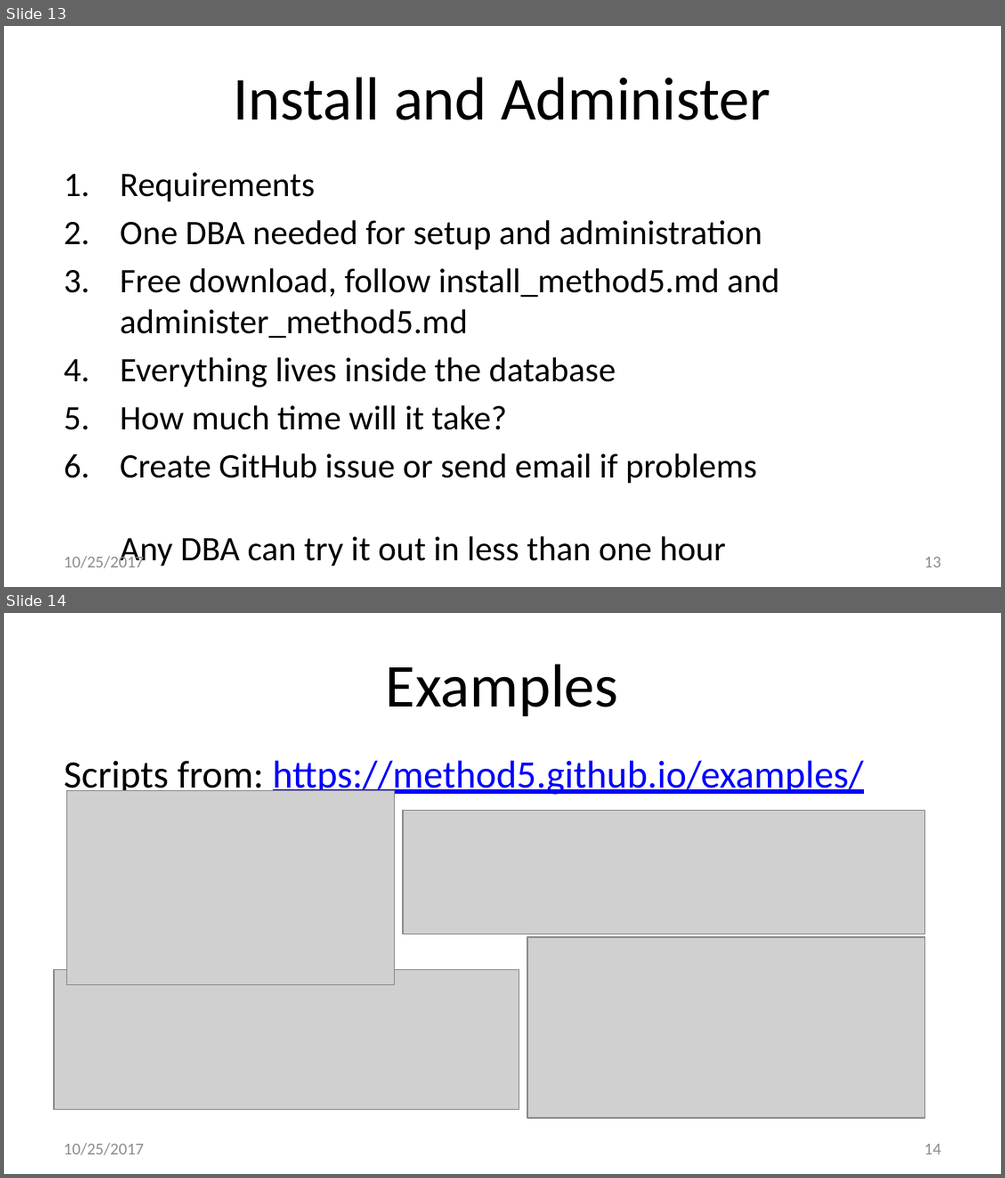
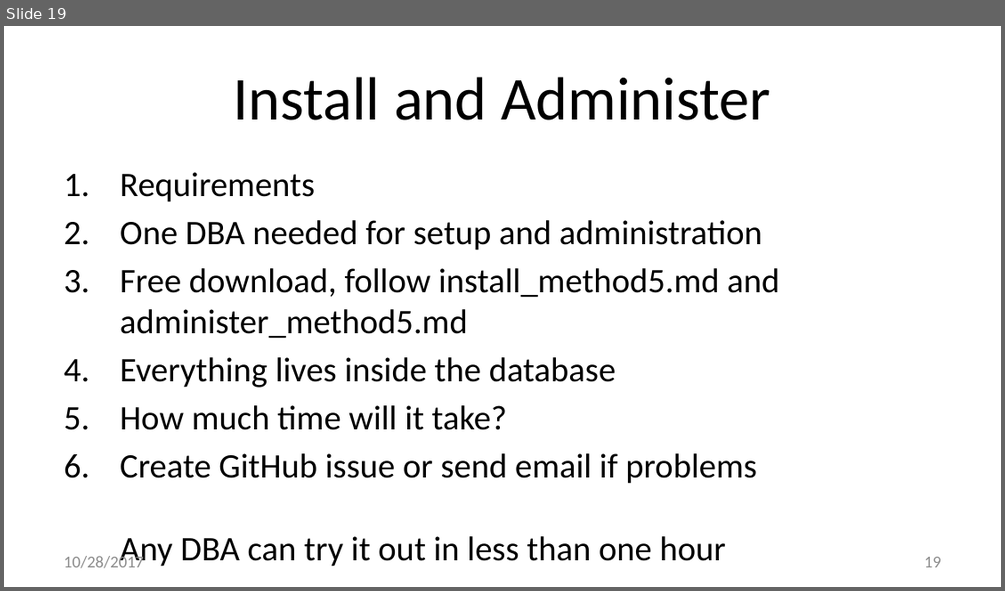
Before and after one commit to method5/method5.github.io, a slide deck: presentations/Method5.pptx. Shown one above the other, each under a label of ours: slides 13 and 14 before the commit, slide 19 after it. The pictures are 1005x1178 and 1005x591 pixels, drawn with LibreOffice and Linux fonts; fonts in the diff are those of the drawing; grey boxes stand for pictures; background and template pictures are left out. Boxes give left, top, right and bottom in pixels: in the first picture for what was removed or moved away, otherwise in the second. Text is boxed around its words. In the diff, an @@ line names an element or a change of style, - is before the commit and + after.

Commit message:
Expanded examples.
- Added slide with simple, complete example in SQL*Plus.
- Added slide with some more simple examples.
- Broke complex examples slide into individual slides, since running the examples probably isn't an option.

```diff
--- a/presentations/Method5.pptx
+++ b/presentations/Method5.pptx
@@ slide 14 removed at (4,613,1001,1174), background #FFFFFF @@
@@ title removed at (386,664,619,716) @@
-Examples
@@ text removed at (64,760,864,797) @@
-Scripts from: https://method5.github.io/examples/
@@ picture removed at (67,790,395,984) @@
@@ picture removed at (403,811,925,934) @@
@@ picture removed at (527,937,925,1118) @@
@@ picture removed at (54,970,519,1110) @@
@@ text removed at (64,1143,144,1155) @@
-10/25/2017
@@ page number removed at (924,1143,941,1154) @@
-14
@@ what was slide 13 is now slide 19 @@
@@ slide 19 changed as well @@
@@ text at (64,553,144,568): text changed @@
-10/25/2017
+10/28/2017
@@ page number at (924,556,941,567): text changed @@
-13
+19
```
Also in this commit, not shown: 14 other slides changed, 6 slides added.
